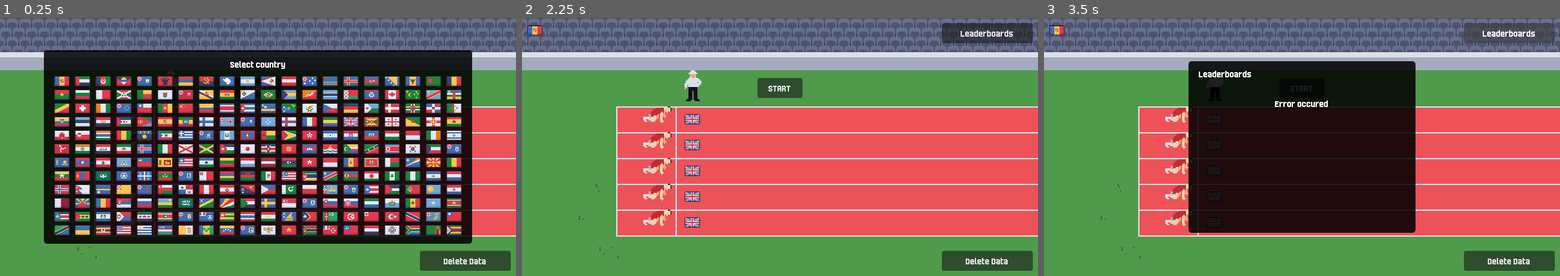
Above: before the commit, frames 1-3 (left to right).
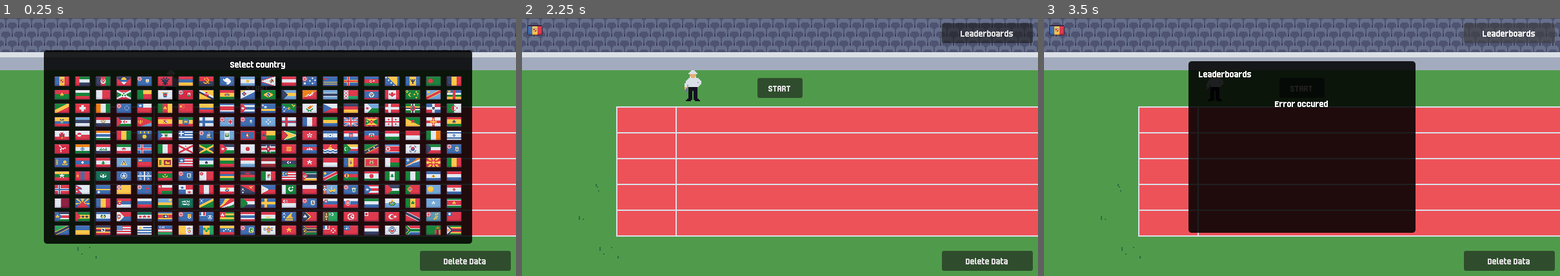
Above: after the commit, the same moments.

Repository: Miltage/clickrun
Game: Godot game, scene res://scenes/main.tscn
Same seed, same stepped clock (60 frames per second), same inputs: the game is played once before the commit and once after it.
Inputs (mouse positions are in pixels of both pictures, inside the frame that each line leads up to):
- Up to frame 1 (0.25 s): no input
- Up to frame 2 (2.25 s): click "START" at 0.5 s; click "START" at 1.25 s; click (583, 79) at 2.02 s
- Up to frame 3 (3.5 s): click "Leaderboards" at 2.75 s

The runs differ from the first frame. In frame 1, less than 0.1% of the frame differs, in the area x 28-35%, y 38-81%; in frame 2, 1.3%, in the area x 23-35%, y 34-82%; in frame 3, 0.8%.

Commit message:
Load other players' reaction times

Diff:
--- a/scenes/game_scene.tscn
+++ b/scenes/game_scene.tscn
@@ -3,9 +3,11 @@
 [ext_resource type="Texture2D" uid="uid://c6s0kh78tt1lk" path="res://textures/background.png" id="1_onqr8"]
 [ext_resource type="PackedScene" uid="uid://dkisfe502xv7f" path="res://scenes/runner.tscn" id="1_w5aja"]
 [ext_resource type="Script" uid="uid://blpy03ml7virp" path="res://scripts/GameScene.gd" id="1_ycayy"]
-[ext_resource type="AudioStream" uid="uid://e63o8ytloax2" path="res://audio/on_your_marks.ogg" id="4_bw6k5"]
+[ext_resource type="Theme" uid="uid://dqarsaynk7swx" path="res://theme.tres" id="3_utbpp"]
+[ext_resource type="PackedScene" uid="uid://i5oclopsik4n" path="res://scenes/player_info.tscn" id="4_bw6k5"]
 [ext_resource type="AudioStream" uid="uid://bbgx51rjjsrmo" path="res://audio/set.ogg" id="5_rurhu"]
 [ext_resource type="AudioStream" uid="uid://bkkbqjclsx5hn" path="res://audio/pistol_shot.ogg" id="6_kk2rg"]
+[ext_resource type="AudioStream" uid="uid://e63o8ytloax2" path="res://audio/on_your_marks.ogg" id="6_mw25s"]
 [ext_resource type="PackedScene" uid="uid://beyk36bm77s23" path="res://scenes/pistolguy.tscn" id="7_kk2rg"]
 
 [node name="GameScene" type="Node2D" unique_id=83491003]
@@ -14,23 +16,48 @@
 [node name="Background" type="Sprite2D" parent="." unique_id=1636237802]
 texture = ExtResource("1_onqr8")
 
-[node name="Runner" parent="." unique_id=185410110 instance=ExtResource("1_w5aja")]
-position = Vector2(-95, 60)
+[node name="RunnerInfo" type="VBoxContainer" parent="." unique_id=491730798]
+unique_name_in_owner = true
+offset_left = -74.0
+offset_top = -26.0
+offset_right = 59.0
+offset_bottom = 177.0
+scale = Vector2(0.5, 0.5)
+theme = ExtResource("3_utbpp")
+theme_override_constants/separation = 22
 
-[node name="Runner2" parent="." unique_id=855239997 instance=ExtResource("1_w5aja")]
-position = Vector2(-95, 40)
+[node name="PlayerInfo" parent="RunnerInfo" unique_id=895905425 instance=ExtResource("4_bw6k5")]
+layout_mode = 2
 
-[node name="Runner4" parent="." unique_id=1495424051 instance=ExtResource("1_w5aja")]
-position = Vector2(-95, 0)
+[node name="PlayerInfo2" parent="RunnerInfo" unique_id=833090114 instance=ExtResource("4_bw6k5")]
+layout_mode = 2
+
+[node name="PlayerInfo3" parent="RunnerInfo" unique_id=1972629017 instance=ExtResource("4_bw6k5")]
+layout_mode = 2
+
+[node name="PlayerInfo4" parent="RunnerInfo" unique_id=494062687 instance=ExtResource("4_bw6k5")]
+layout_mode = 2
+
+[node name="PlayerInfo5" parent="RunnerInfo" unique_id=689347442 instance=ExtResource("4_bw6k5")]
+layout_mode = 2
+
+[node name="Runner5" parent="." unique_id=185410110 instance=ExtResource("1_w5aja")]
+position = Vector2(-94, 62)
+
+[node name="Runner4" parent="." unique_id=855239997 instance=ExtResource("1_w5aja")]
+position = Vector2(-94, 42)
+
+[node name="Runner2" parent="." unique_id=1495424051 instance=ExtResource("1_w5aja")]
+position = Vector2(-94, 2)
 
 [node name="Runner3" parent="." unique_id=1923896879 instance=ExtResource("1_w5aja")]
-position = Vector2(-95, 20)
+position = Vector2(-94, 22)
 
-[node name="Runner5" parent="." unique_id=1369069862 instance=ExtResource("1_w5aja")]
-position = Vector2(-95, -20)
+[node name="Runner1" parent="." unique_id=1369069862 instance=ExtResource("1_w5aja")]
+position = Vector2(-94, -18)
 
 [node name="OnYourMarks" type="AudioStreamPlayer2D" parent="." unique_id=308973222]
-stream = ExtResource("4_bw6k5")
+stream = ExtResource("6_mw25s")
 
 [node name="Set" type="AudioStreamPlayer2D" parent="." unique_id=1166582704]
 stream = ExtResource("5_rurhu")
--- a/scenes/main.tscn
+++ b/scenes/main.tscn
@@ -136,30 +136,6 @@
 layout_mode = 1
 offset_right = 113.0
 
-[node name="RunnerInfo" type="VBoxContainer" parent="." unique_id=2096451254]
-layout_mode = 0
-offset_left = 252.0
-offset_top = 136.0
-offset_right = 357.0
-offset_bottom = 338.0
-theme_override_constants/separation = 22
-alignment = 1
-
-[node name="PlayerInfo" parent="RunnerInfo" unique_id=976753127 instance=ExtResource("6_tefeu")]
-layout_mode = 2
-
-[node name="PlayerInfo2" parent="RunnerInfo" unique_id=1183495129 instance=ExtResource("6_tefeu")]
-layout_mode = 2
-
-[node name="PlayerInfo3" parent="RunnerInfo" unique_id=629227543 instance=ExtResource("6_tefeu")]
-layout_mode = 2
-
-[node name="PlayerInfo4" parent="RunnerInfo" unique_id=291309379 instance=ExtResource("6_tefeu")]
-layout_mode = 2
-
-[node name="PlayerInfo5" parent="RunnerInfo" unique_id=2006129670 instance=ExtResource("6_tefeu")]
-layout_mode = 2
-
 [node name="CountrySelector" parent="." unique_id=918931947 instance=ExtResource("2_0wfyh")]
 unique_name_in_owner = true
 visible = false
--- a/scripts/GameScene.gd
+++ b/scripts/GameScene.gd
@@ -2,17 +2,30 @@
 extends Node2D
 
 var runners:Array
+var playerRunner:Runner
 
 func _ready() -> void:
-	runners = [$Runner, $Runner2, $Runner3, $Runner4, $Runner5]
+	runners = [$Runner1, $Runner2, $Runner3, $Runner4, $Runner5]
+
+	for runner in runners:
+		runner.hide()
+
+	for child in %RunnerInfo.get_children():
+		child.hide()
+
+	$Runner1.start.connect(_on_runner_start.bind(0))
+	$Runner2.start.connect(_on_runner_start.bind(1))
+	$Runner3.start.connect(_on_runner_start.bind(2))
+	$Runner4.start.connect(_on_runner_start.bind(3))
+	$Runner5.start.connect(_on_runner_start.bind(4))
 
 func start_running() -> void:
-	$Runner.start_running()
+	playerRunner.start_running()
 
 func on_your_marks() -> void:
 	$OnYourMarks.play()
 
-func set_race() -> void:
+func prepare_runners() -> void:
 	$Set.play()
 	$PistolGuy.prepare_to_fire()
 	for runner in runners:
@@ -22,5 +35,31 @@
 	$PistolShot.play()
 	$PistolGuy.fire()
 
+	for runner in runners:
+		runner.auto_run()
+
 	await get_tree().create_timer(randf_range(1.0, 2.0)).timeout
 	$PistolGuy.return_to_idle()
+
+func setup_race(raceData:Array, playerPos:int) -> void:
+	for i in runners.size():
+		runners[i].visible = i < raceData.size()
+		if (i < raceData.size()):
+			if (raceData[i].has('reaction_us')):
+				runners[i].reactionTime = raceData[i].reaction_us
+
+	playerRunner = runners[playerPos]
+	playerRunner.visible = true
+
+	set_player_info(raceData)
+
+func _on_runner_start(pos: int) -> void:
+	%RunnerInfo.get_child(pos).modulate = Color.TRANSPARENT
+
+func set_player_info(raceData:Array) -> void:
+	for i in %RunnerInfo.get_child_count():
+		var playerInfo:PlayerInfo = %RunnerInfo.get_child(i)
+		playerInfo.visible = i < raceData.size()
+		if (i < raceData.size()):
+			playerInfo.set_country(raceData[i].country)
+			playerInfo.set_player_name(raceData[i].player_name)
--- a/scripts/Main.gd
+++ b/scripts/Main.gd
@@ -8,6 +8,7 @@
 static var playerTime:int
 static var bestTime:int
 
+var raceData:Array = []
 var fireTime:int = 0
 var pistolFired:bool = false
 
@@ -35,6 +36,7 @@
 		_update_country()
 		%PlayerInfo.show()
 		%LeaderboardsButton.show()
+		setup_race()
 
 	if (playerName):
 		%NameInput.text = playerName
@@ -57,6 +59,23 @@
 	cfg.set_value("player", "bestTime", bestTime)
 	cfg.save(SAVE_PATH)
 
+func setup_race() -> void:
+	var http := HTTPRequest.new()
+	add_child(http)
+	http.request_completed.connect(_on_opponents_loaded.bind(http))
+	var device_id := OS.get_unique_id()
+	http.request(Global.API_BASE + "/scores/random?device_id=" + device_id)
+
+func _on_opponents_loaded(_result: int, _response_code: int, _headers: PackedStringArray, body: PackedByteArray, http: HTTPRequest) -> void:
+	http.queue_free()
+	var json := JSON.new()
+	if (json.parse(body.get_string_from_utf8()) == OK and json.data is Dictionary):
+		raceData = json.data.get("scores", [])
+		print(raceData)
+		var playerPos:int = randi_range(0, raceData.size())
+		raceData.insert(playerPos, {"player_name": ("%s (You)" % playerName) if playerName else "You", "country": country})
+		$GameScene.setup_race(raceData, playerPos)
+
 func start() -> void:
 	%StartButton.hide()
 
@@ -65,7 +84,7 @@
 
 	await get_tree().create_timer(2.0).timeout
 	%Label.text = "Set..."
-	$GameScene.set_race()
+	$GameScene.prepare_runners()
 
 	var delay = randf_range(2.0, 5.0)
 	await get_tree().create_timer(delay).timeout
--- a/scripts/Runner.gd
+++ b/scripts/Runner.gd
@@ -1,5 +1,9 @@
 class_name Runner
 extends Node2D
+
+signal start
+
+var reactionTime:int
 
 var _running:bool
 
@@ -20,6 +24,12 @@
 	await get_tree().create_timer(randf_range(0.2, 0.6)).timeout
 	$Sprite.play("startpose2")
 
+func auto_run() -> void:
+	if (reactionTime == 0): return
+	await get_tree().create_timer(reactionTime / 1_000_000.0).timeout
+	start_running()
+
 func start_running() -> void:
 	$Sprite.play("run")
 	_running = true
+	start.emit()
